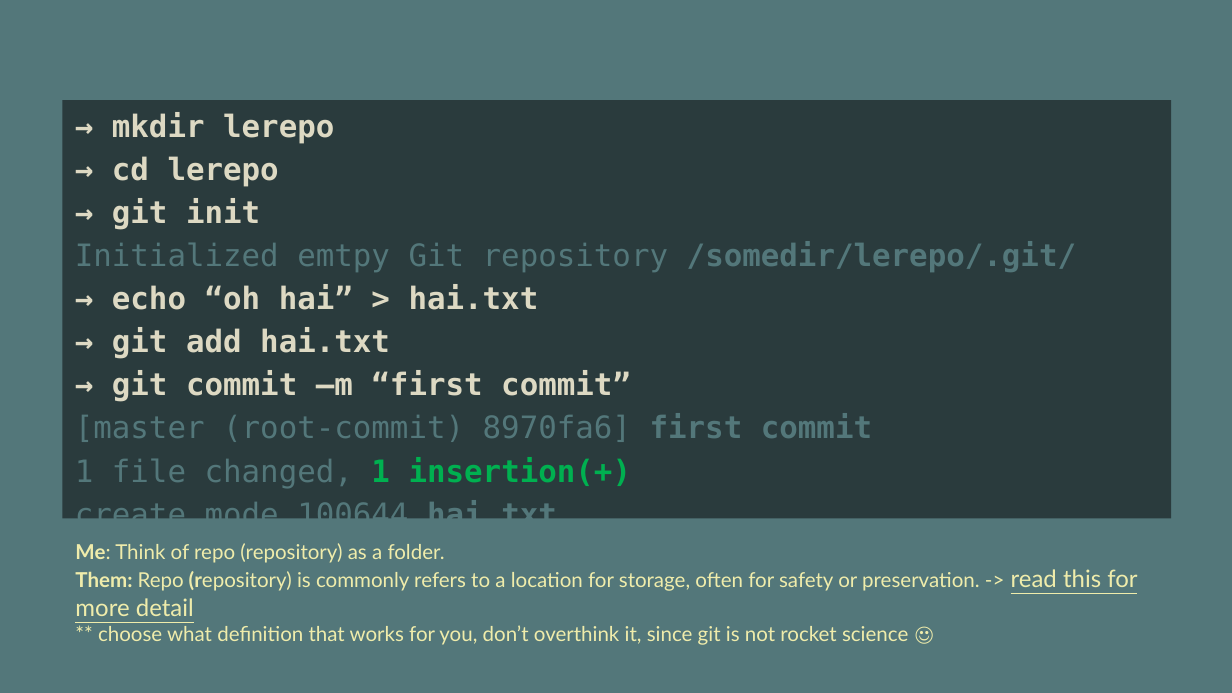
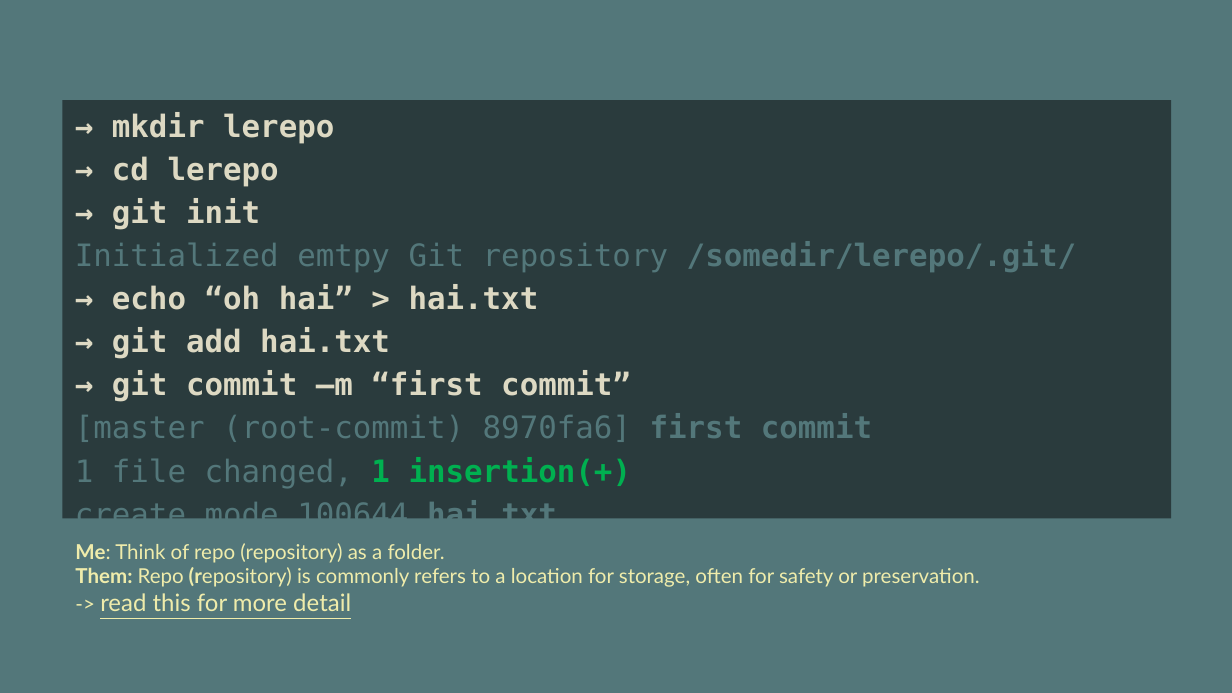
Before and after one commit to vinhnx/Git-for-beginners, a slide deck: slide 9 of git-beginner.pptx. Drawn at 1232x693 pixels with LibreOffice and Linux fonts; fonts in the diff are those of the drawing. Boxes give left, top, right and bottom in pixels: in the first picture for what was removed or moved away, otherwise in the second. Text is boxed around its words. In the diff, an @@ line names an element or a change of style, - is before the commit and + after.

```diff
--- a/git-beginner.pptx
+++ b/git-beginner.pptx
@@ text at [75,567,980,611]: text changed @@
-Them: Repo (repository) is commonly refers to a location for storage, often for safety or preservation. -> read this for more detail
-** choose what definition that works for you, don’t overthink it, since git is not rocket science ☺
+Them: Repo (repository) is commonly refers to a location for storage, often for safety or preservation.
+-> read this for more detail
```
Also in this commit, not shown: 1 other file.
